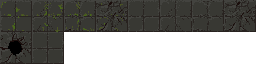
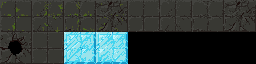
Revision of a layered 256 × 64 image; what changed, layer by layer:
painted on "Layer 7" over box(64, 32, 128, 64)
showed "Layer 12" over box(64, 32, 256, 64)
